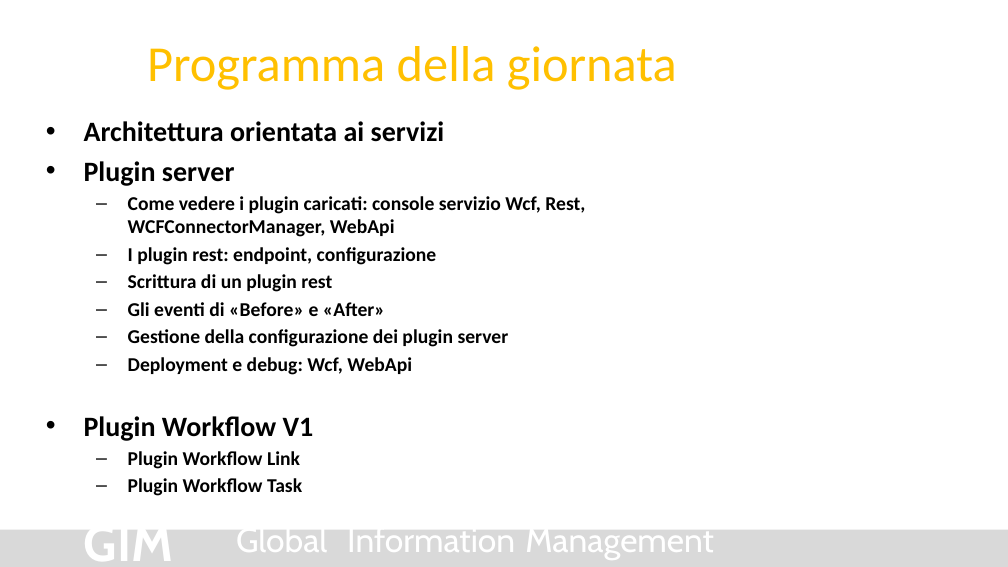
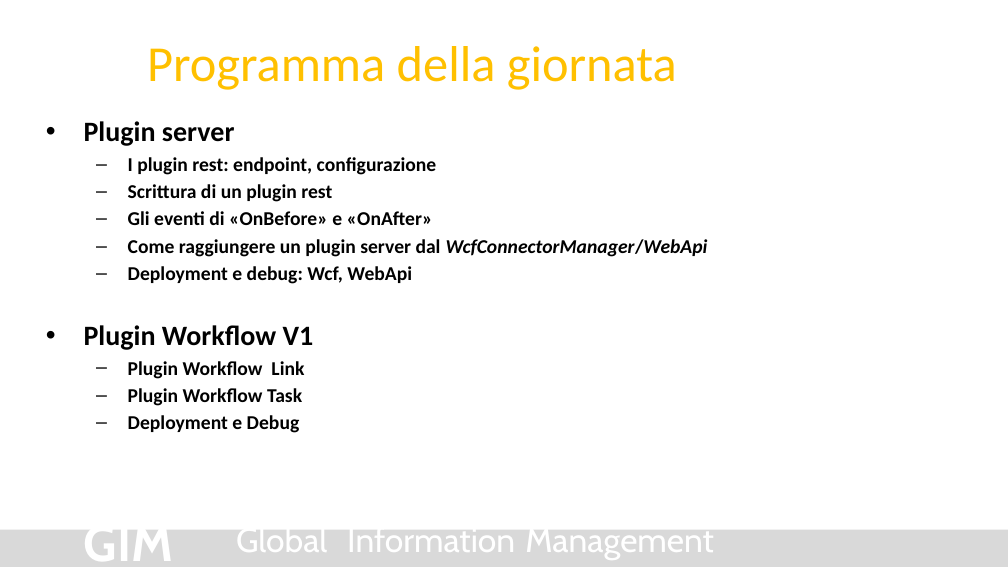
Before and after one commit to Arxivar/Arxivar-Next-Dev-4, a slide deck: slide 2 of doc/ARXDev4.pptx. Drawn at 1008x567 pixels with LibreOffice and Linux fonts; fonts in the diff are those of the drawing; background and template pictures are left out. Boxes give left, top, right and bottom in pixels: in the first picture for what was removed or moved away, otherwise in the second. Text is boxed around its words. In the diff, an @@ line names an element or a change of style, - is before the commit and + after.

Commit message:
Updated slides with workflow v2 plugin

```diff
--- a/doc/ARXDev4.pptx
+++ b/doc/ARXDev4.pptx
@@ text at (x1=84, y1=121, x2=445, y2=142): paragraph removed @@
-• Architettura orientata ai servizi
@@ text at (x1=128, y1=196, x2=585, y2=237): paragraph removed @@
-  – Come vedere i plugin caricati: console servizio Wcf, Rest, WCFConnectorManager, WebApi
@@ text at (x1=128, y1=211, x2=708, y2=257): text changed @@
-  – Gli eventi di «Before» e «After»
-  – Gestione della configurazione dei plugin server
+  – Gli eventi di «OnBefore» e «OnAfter»
+  – Come raggiungere un plugin server dal WcfConnectorManager/WebApi
@@ text at (x1=128, y1=415, x2=300, y2=433): paragraph added @@
+  – Deployment e Debug
```
Also in this commit, not shown: 1 other slide changed, 2 slides added, 5 slides removed.
